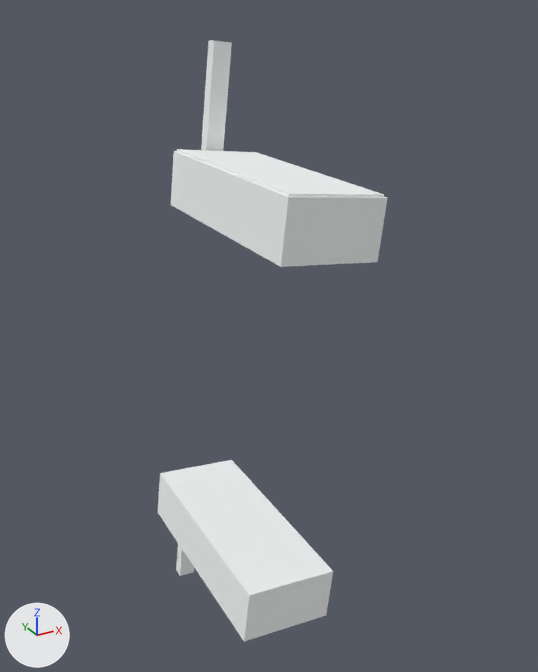
The OBJ model src/robot_lab_maps/maps/celisca_floor_1_detailed/adapters/meshes/visual_material_018.obj: old version first, new version second.
Rendered twice from a camera (50 mm lens) standing at (19.95, -2.94, -7.91) and looking at (21.3, -0.48, -9.15). The lights are fixed; the arrows at lower left show +X, +Y and +Z. The picture after the commit comes second. Where no turn or scale is listed for an object, it has been applied to the vertices.

In view in the first picture: 'part_0000'.
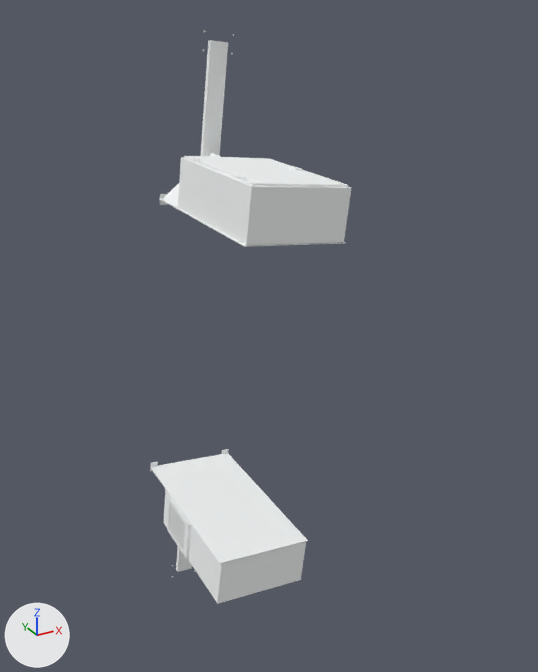
Boxes [x1, y1, x2, y2] around the edits, measured in the pictures (538 x 672 px; the box of a moved part takes in the faces that stretch with it):
'part_0000', reshaped (13% narrower): before [158, 40, 388, 642]; after [150, 30, 351, 604]
part 1 of me_part_0000, moved or reshaped (not visible before): after [150, 453, 308, 564]
part 2 of me_part_0000, moved or reshaped (not visible before): after [160, 194, 168, 205]
part 3 of me_part_0000, moved or reshaped: before [177, 149, 384, 197]; after [160, 198, 346, 247]
part 4 of me_part_0000, rebuilt: before [158, 460, 333, 642]; after [163, 489, 306, 604]
part 5 of me_part_0000, rebuilt (20% narrower, 22% shorter): before [171, 151, 388, 267]; after [178, 156, 351, 246]
part 6 of me_part_0000, reshaped: before [176, 544, 194, 576]; after [169, 449, 228, 572]
part 7 of me_part_0000, cut back: before [201, 40, 232, 151]; after [163, 40, 302, 207]

Edits to the bpy script that builds the scene:
```text
Change me_part_0000:
    used by ob_part_0000; location = (0.0, 0.0, 0.0)
    remove me_part_0000.from_pydata(...)  # 64 vertices, 96 faces; spans x 20.91..21.46, y -1.0..-0.01, z -10.6..-8.03
    add me_part_0000.from_pydata(...)  # 960 vertices, 1792 faces; spans x 20.89..21.48, y -0.78..0.0, z -10.64..-7.99
    me_part_0000 part 1: the loose piece of 8 vertices spanning x 20.92..21.28, y -0.99..-0.09, z -10.2..-10.15 is scaled about its middle by (1.14, 0.867, 1.12), then moved by (0.02, 0.15, 0.21)
    me_part_0000 part 2: the loose piece of 8 vertices spanning x 20.92..21.3, y -0.99..-0.09, z -10.19..-9.94 is scaled about its middle by (-0.0947, -0.00444, 0.2), then moved by (-0.05, 0.54, 1.41)
    me_part_0000 part 3: the loose piece of 8 vertices spanning x 21.09..21.46, y -0.99..-0.09, z -8.48..-8.43 is scaled about its middle by (1.14, 0.867, 1.12), then moved by (-0.02, 0.15, -0.21)
    me_part_0000 part 4: the loose piece of 8 vertices spanning x 20.91..21.31, y -1.0..-0.08, z -10.19..-9.93 is rebuilt with 40 vertices and now spans x 20.89..21.32, y -0.78..-0.18, z -10.19..-9.94
    me_part_0000 part 5: the loose piece of 8 vertices spanning x 21.06..21.46, y -1.0..-0.08, z -8.7..-8.44 is rebuilt with 40 vertices and now spans x 21.05..21.48, y -0.78..-0.18, z -8.69..-8.44
    me_part_0000 part 6: 6 vertices removed from x 21.01..21.14, y -0.06..-0.01, z -10.6..-10.17; 110 vertices added at x 20.89..21.33, y -0.49..0.0, z -10.6..-9.94
    me_part_0000 part 7: 6 vertices removed from x 21.24..21.36, y -0.06..-0.01, z -8.47..-8.03; 110 vertices added at x 21.05..21.48, y -0.49..0.0, z -8.72..-8.03
    other edits to the shape of me_part_0000 do not show in these pictures
```
